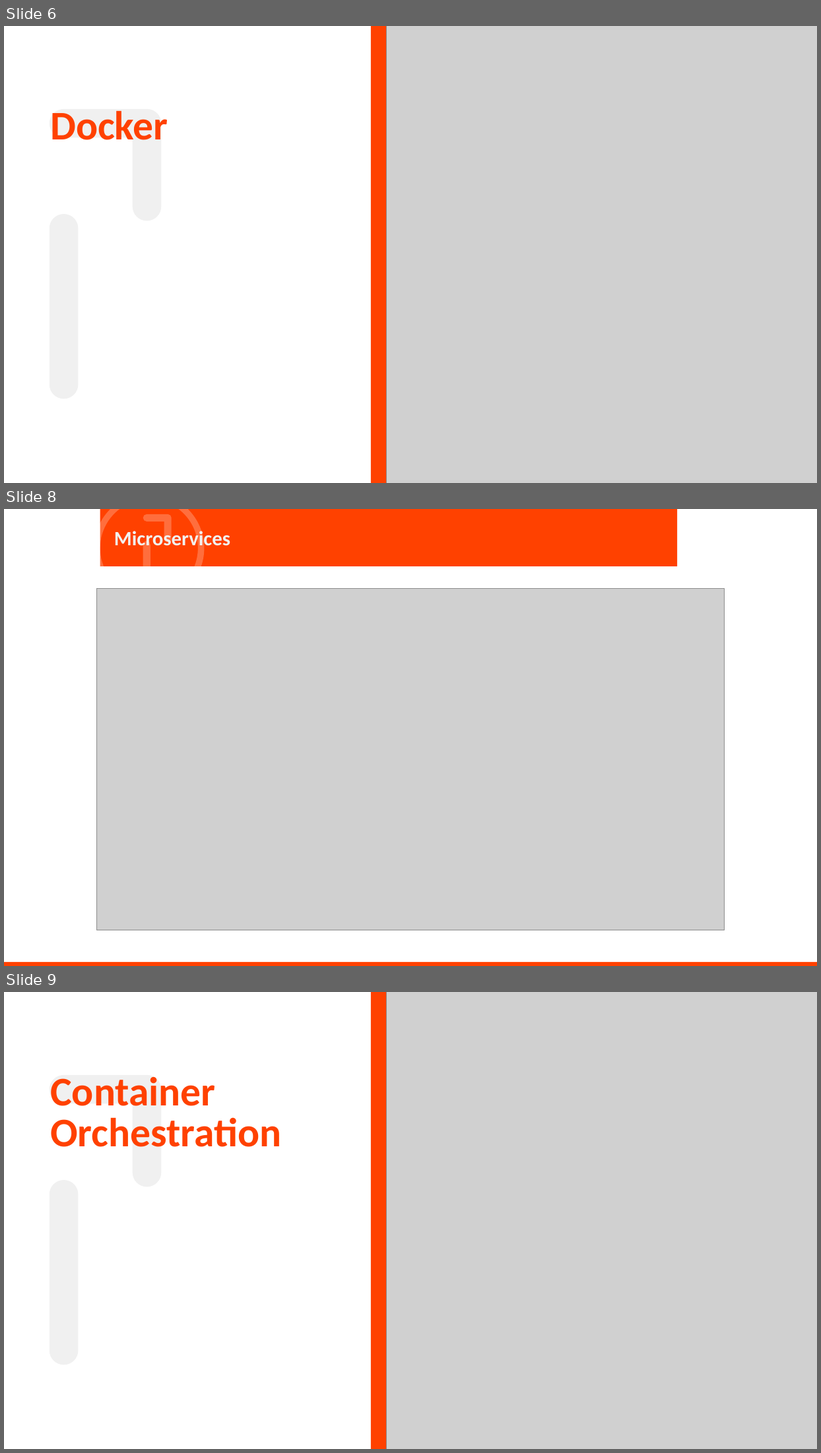
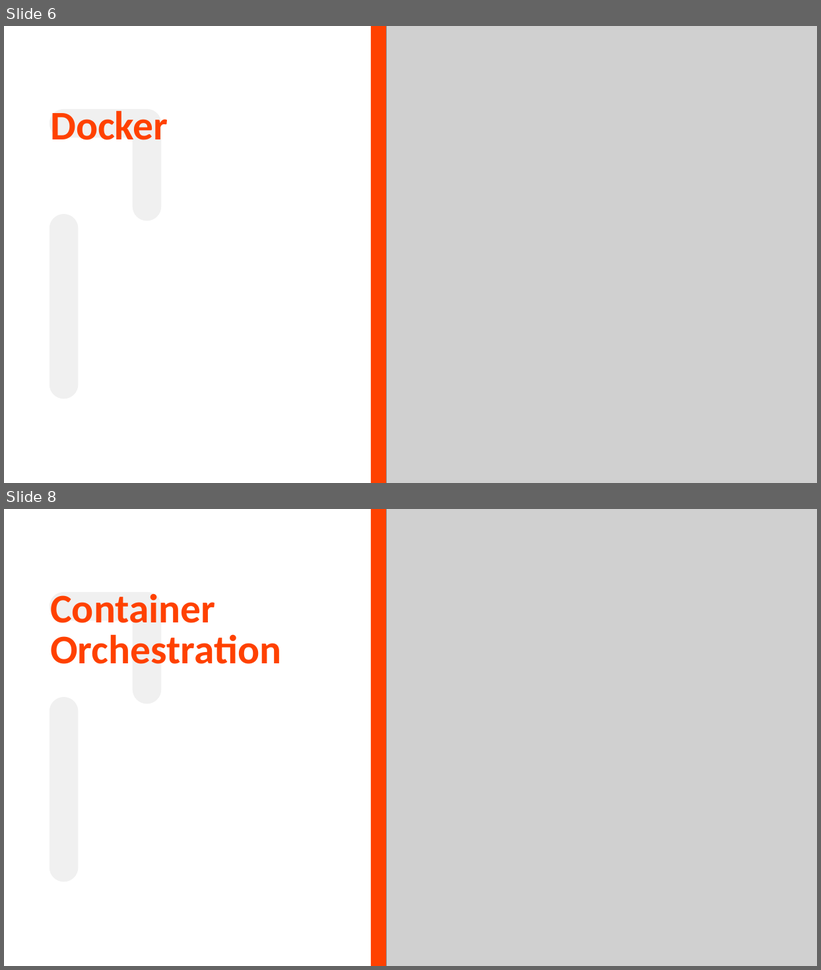
Before and after one commit to mano-cz/OpenshiftPresentation, a slide deck: enterprise-grade-deployment-2019.pptx. Shown one above the other, each under a label of ours: slides 6, 8 and 9 before the commit, slides 6 and 8 after it; the slides between them are not shown. The pictures are 821x1453 and 821x970 pixels, drawn with LibreOffice and Linux fonts; fonts in the diff are those of the drawing; grey boxes stand for pictures; background and template pictures are left out. Boxes give left, top, right and bottom in pixels: in the first picture for what was removed or moved away, otherwise in the second. Text is boxed around its words. In the diff, an @@ line names an element or a change of style, - is before the commit and + after.

```diff
--- a/enterprise-grade-deployment-2019.pptx
+++ b/enterprise-grade-deployment-2019.pptx
@@ slide 8 removed at (x1=4, y1=509, x2=817, y2=966), background #FFFFFF @@
@@ freeform shape removed at (x1=94, y1=509, x2=205, y2=603) @@
@@ rectangle removed at (x1=100, y1=509, x2=677, y2=566) @@
@@ freeform shape removed at (x1=143, y1=514, x2=171, y2=588) @@
@@ title removed at (x1=114, y1=529, x2=230, y2=551) @@
-Microservices
@@ picture removed at (x1=96, y1=588, x2=725, y2=930) @@
@@ rectangle removed at (x1=4, y1=963, x2=817, y2=966) @@
@@ what was slide 9 is now slide 8 @@
```
Also in this commit, not shown: 2 slides changed, 1 other file.
